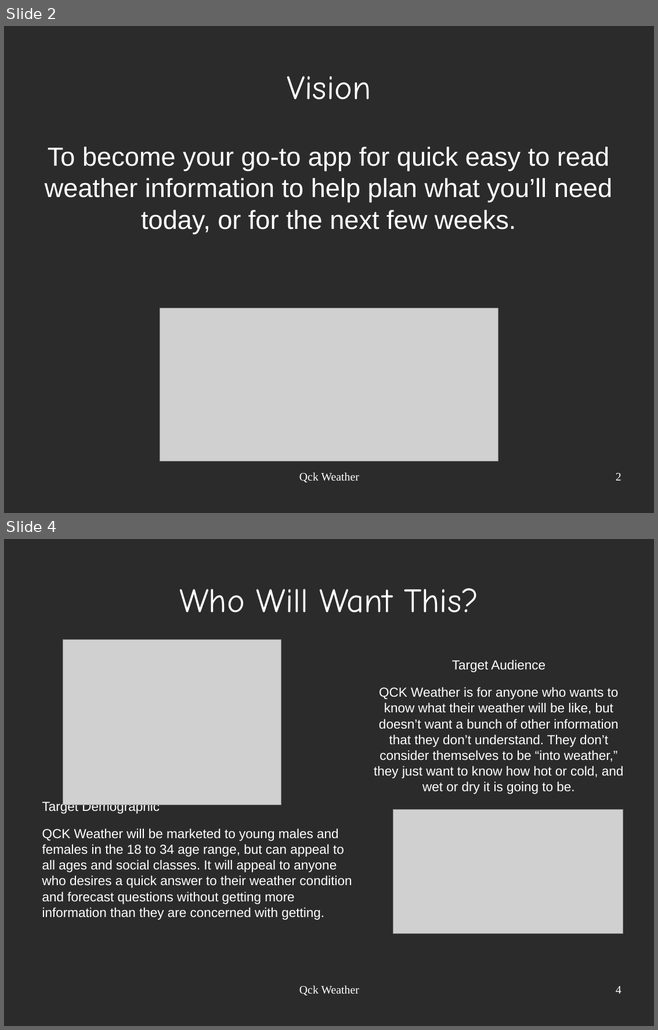
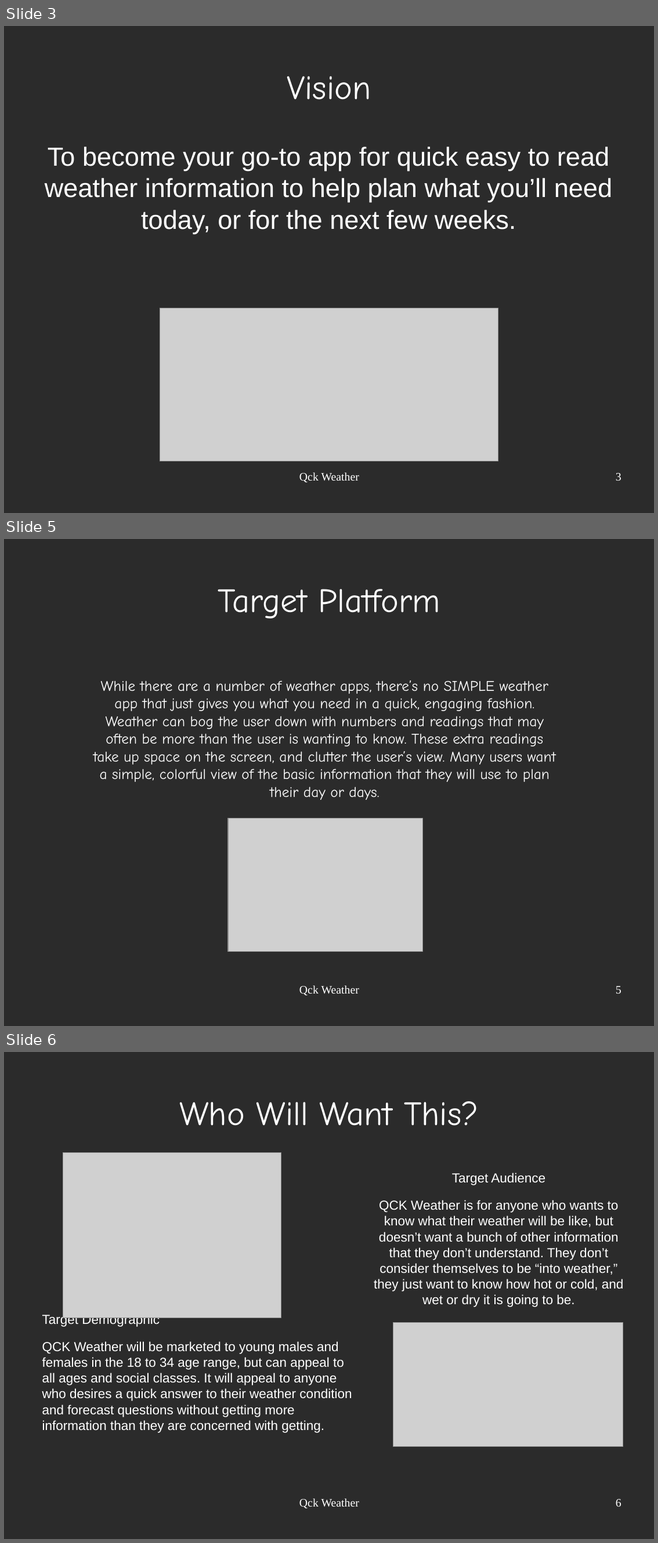
Before and after one commit to carlisle316/QCKWeather, a slide deck: Creative Brief.odp. Shown one above the other, each under a label of ours: slides 2 and 4 before the commit, slides 3, 5 and 6 after it; the slides between them are not shown. The pictures are 658x1030 and 658x1543 pixels, drawn with LibreOffice and Linux fonts; fonts in the diff are those of the drawing; grey boxes stand for pictures; background and template pictures are left out; a plain dark background stands for a picture behind light text. Boxes give left, top, right and bottom in pixels: in the first picture for what was removed or moved away, otherwise in the second. Text is boxed around its words. In the diff, an @@ line names an element or a change of style, - is before the commit and + after.

```diff
--- a/Creative Brief.odp
+++ b/Creative Brief.odp
@@ slide 5 added at <box>4,539,654,1026</box>, background picture (left out) @@
@@ title added at <box>217,589,440,618</box>, 41.4 pt, text #FFFFFF @@
+Target Platform
@@ text added at <box>93,681,556,800</box>, 18 pt, text #FFFFFF @@
+While there are a number of weather apps, there’s no SIMPLE weather app that just gives you what you need in a quick, engaging fashion. Weather can bog the user down with numbers and readings that may often be more than the user is wanting to know. These extra readings take up space on the screen, and clutter the user’s view. Many users want a simple, colorful view of the basic information that they will use to plan their day or days.
@@ picture added at <box>228,819,423,951</box> @@
@@ text added at <box>299,986,359,995</box>, 14 pt, text #FFFFFF @@
+Qck Weather
@@ page number added at <box>615,986,621,994</box>, 14 pt, text #FFFFFF @@
+5
@@ what was slide 2 is now slide 3 @@
@@ page number at <box>615,473,621,481</box>: text changed @@
-2
+3
@@ what was slide 4 is now slide 6 @@
@@ page number at <box>615,1499,621,1507</box>: text changed @@
-4
+6
```
Also in this commit, not shown: 1 slide changed, 1 other slide added.
